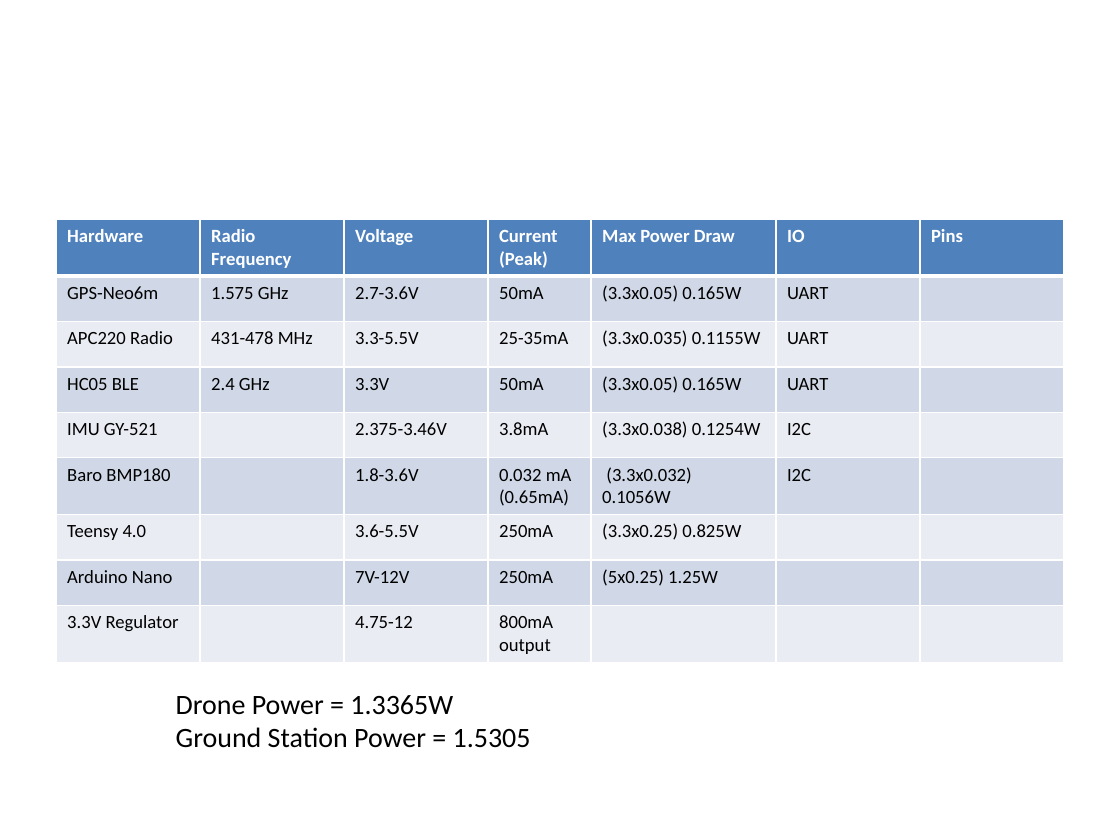
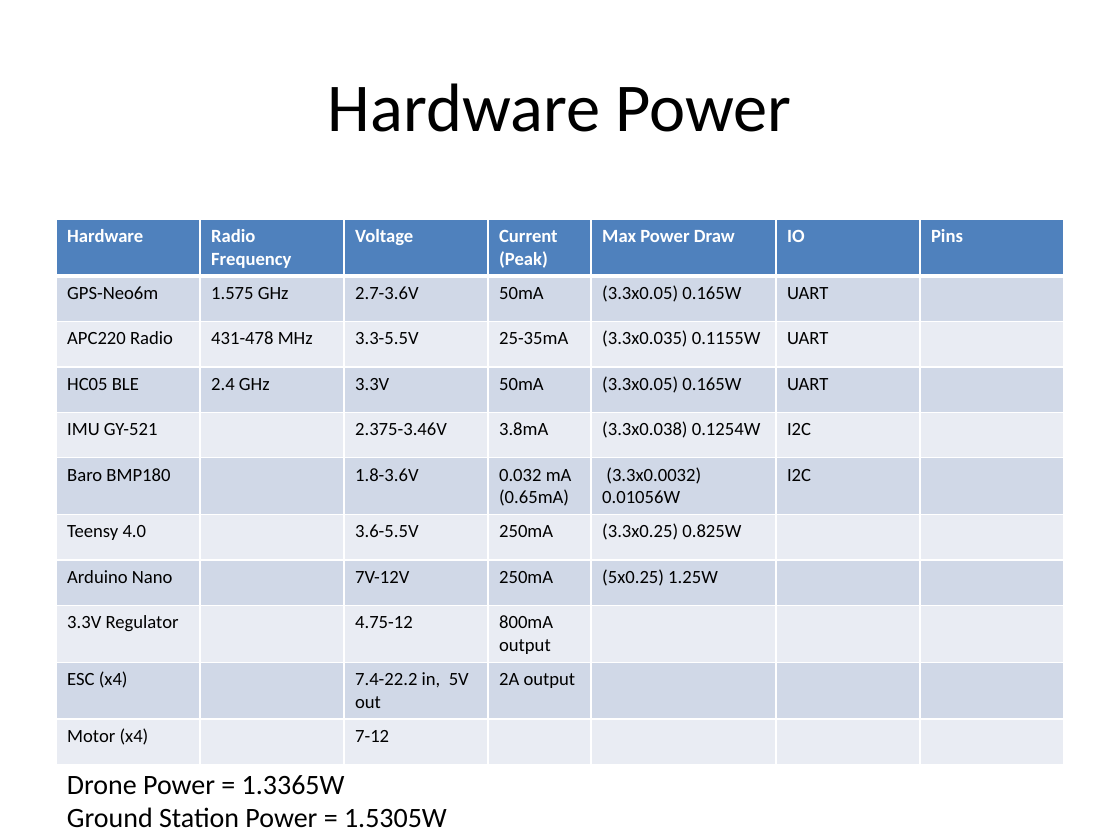
Before and after one commit to malex2/Cpp-Aircraft-Simulation, a slide deck: slide 50 of Simulation Outline.pptx. Drawn at 1120x840 pixels with LibreOffice and Linux fonts; fonts in the diff are those of the drawing. Boxes give left, top, right and bottom in pixels: in the first picture for what was removed or moved away, otherwise in the second. Text is boxed around its words. In the diff, an @@ line names an element or a change of style, - is before the commit and + after.

```diff
--- a/Simulation Outline.pptx
+++ b/Simulation Outline.pptx
@@ title added at (328, 83, 792, 132), 44 pt, text #000000 @@
+Hardware Power
@@ table at (56, 220, 1066, 762) @@
-row 6, column 5: (3.3x0.032) 0.1056W
+row 6, column 5: (3.3x0.0032) 0.01056W
+row 10: ESC (x4) |  | 7.4-22.2 in, 5V out | 2A output |  |  | 
+row 11: Motor (x4) |  | 7-12 |  |  |  | 
@@ text "Drone Power = 1.3365W": place and size @@
-text "Drone Power = 1.3365W" at (176, 695, 531, 748)
+text "Drone Power = 1.3365W" at (67, 775, 447, 828)
@@ text at (67, 807, 447, 828): text changed @@
-Ground Station Power = 1.5305
+Ground Station Power = 1.5305W
```
Also in this commit, not shown: 2 slides added, 11 other files.
